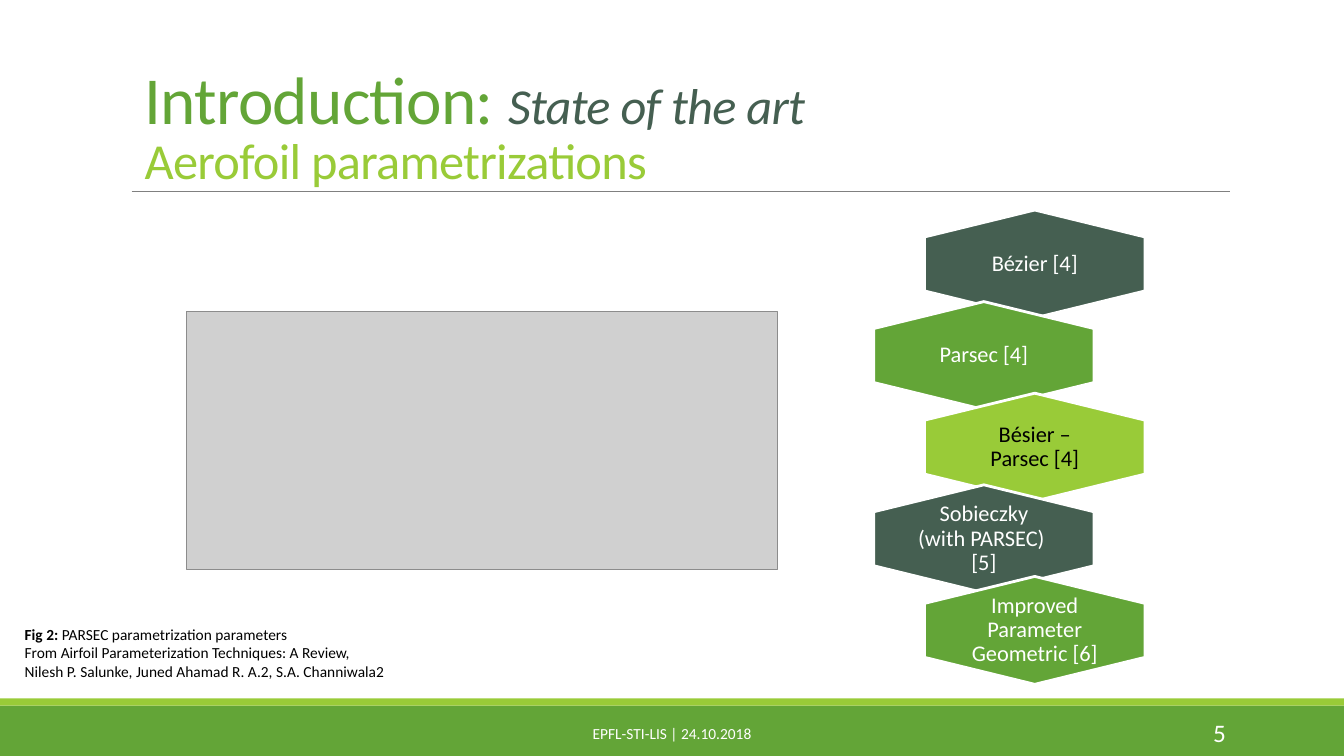
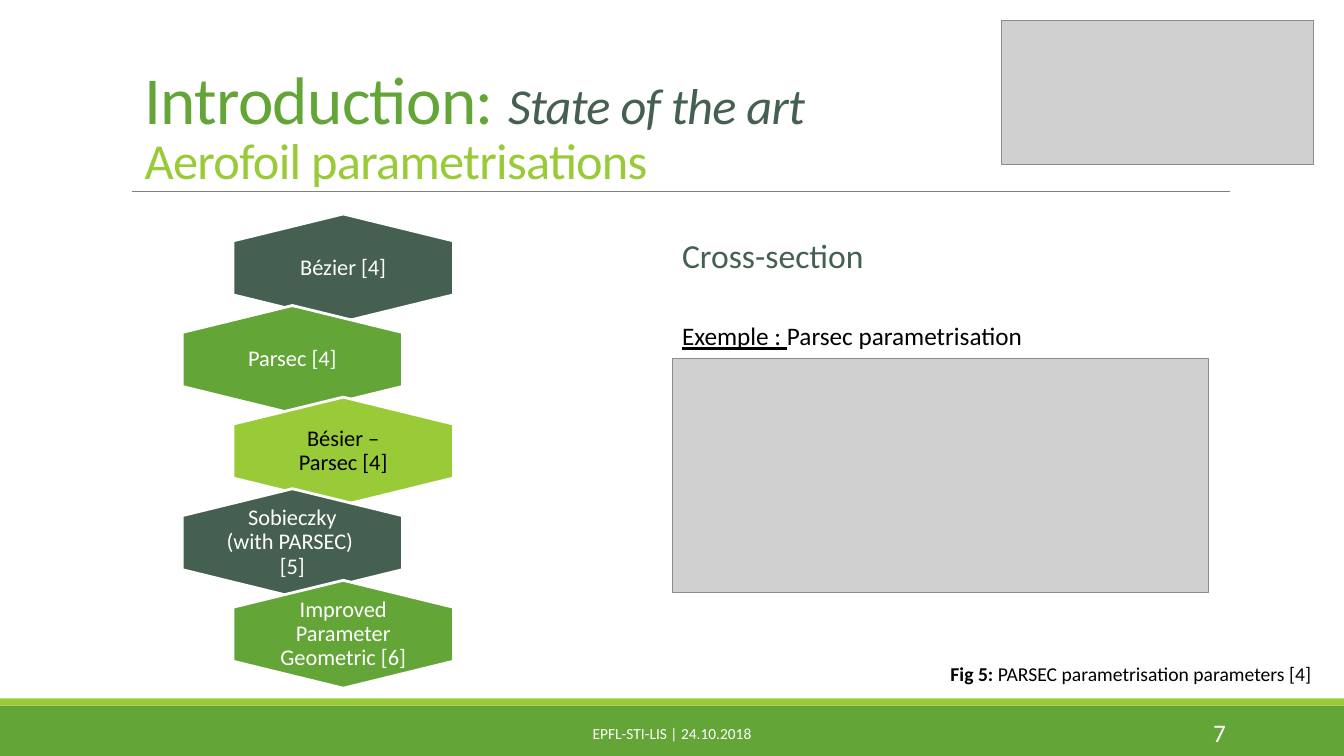
Before and after one commit to PaulineMauryL/PropellerProject, a slide deck: slide 7 of MIDTERM.pptx (slide 5 before the commit). Drawn at 1344x756 pixels with LibreOffice and Linux fonts; fonts in the diff are those of the drawing; grey boxes stand for pictures. Boxes give left, top, right and bottom in pixels: in the first picture for what was removed or moved away, otherwise in the second. Text is boxed around its words. In the diff, an @@ line names an element or a change of style, - is before the commit and + after.

Commit message:
pptx

```diff
--- a/MIDTERM.pptx
+++ b/MIDTERM.pptx
@@ picture added at [1002, 20, 1314, 164] @@
@@ title at [145, 77, 805, 187]: text changed @@
-Introduction: State of the art
-Aerofoil parametrizations
+Introduction: State of the art
+Aerofoil parametrisations
@@ text added at [682, 245, 863, 269], 24 pt, text #455F51 @@
+Cross-section
@@ hexagon: place and size @@
-hexagon at [874, 301, 1095, 409]
+hexagon at [181, 306, 402, 413]
@@ text added at [682, 327, 1022, 350], 18 pt, text #000000 @@
+Exemple : Parsec parametrisation
@@ picture: place and size @@
-picture at [187, 312, 777, 570]
+picture at [673, 358, 1209, 592]
@@ hexagon: place and size @@
-hexagon at [874, 485, 1095, 593]
+hexagon at [181, 489, 402, 597]
@@ 5 texts, 3 hexagons: place and size @@
-5 texts, 3 hexagons at [918, 210, 1145, 685]
+5 texts, 3 hexagons at [227, 214, 454, 689]
@@ text at [950, 666, 1311, 685]: text changed; size 11 to 14 pt @@
-Fig 2: PARSEC parametrization parameters
-From Airfoil Parameterization Techniques: A Review,
-Nilesh P. Salunke, Juned Ahamad R. A.2, S.A. Channiwala2
+Fig 5: PARSEC parametrisation parameters [4]
@@ page number at [1213, 726, 1226, 742]: text changed @@
-5
+7
```
Also in this commit, not shown: 10 other slides changed, 3 slides added, 1 slide removed.
